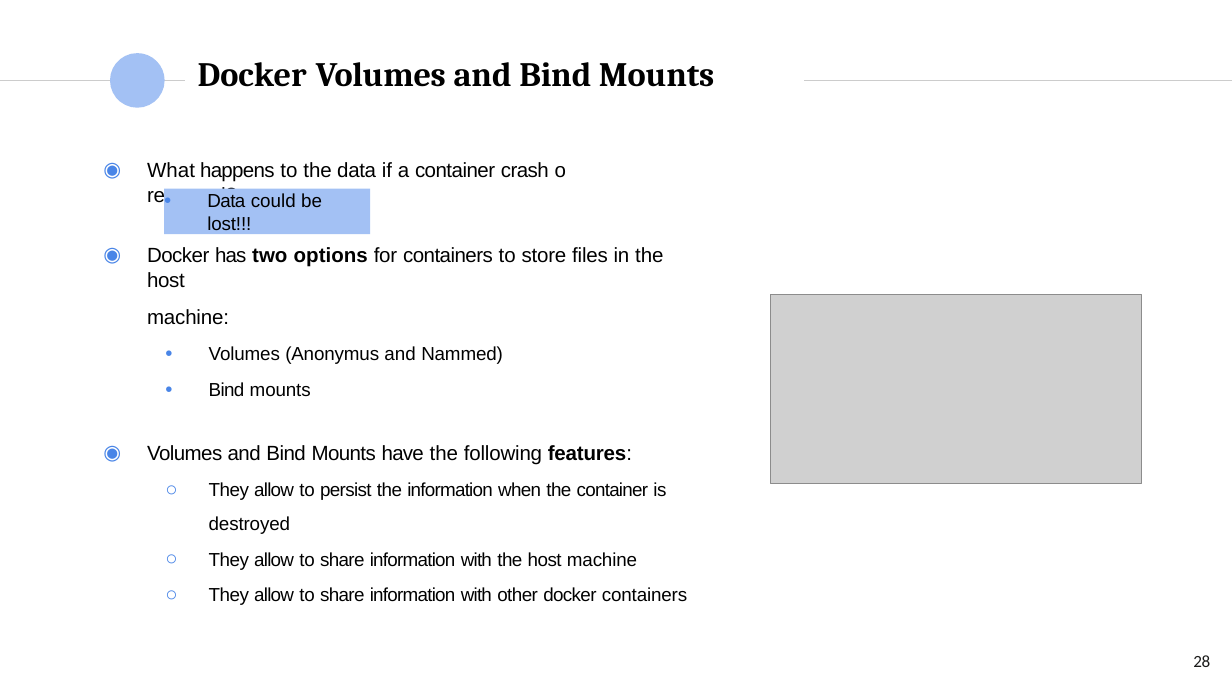
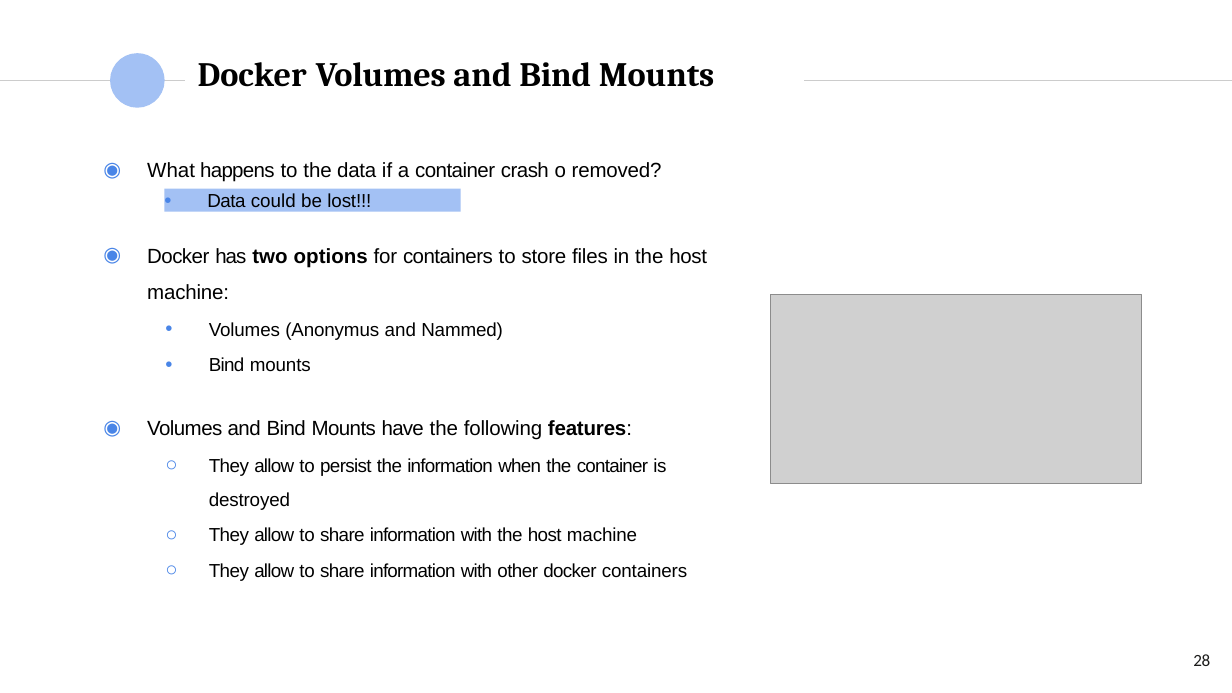
Before and after one commit to MA-Barracas/MA-Barracas.github.io, a slide deck: slide 28 of 2 - Containers.pptx. Drawn at 1232x693 pixels with LibreOffice and Linux fonts; fonts in the diff are those of the drawing; grey boxes stand for pictures; background and template pictures are left out. Boxes give left, top, right and bottom in pixels: in the first picture for what was removed or moved away, otherwise in the second. Text is boxed around its words. In the diff, an @@ line names an element or a change of style, - is before the commit and + after.

```diff
--- a/2 - Containers.pptx
+++ b/2 - Containers.pptx
@@ text "What happens to the data ..." rewrapped from [147,162,566,207] to [147,162,662,182] @@
@@ rectangle "Data could be lost!!!": place and size @@
-rectangle "Data could be lost!!!" at [164,188,370,234]
+rectangle "Data could be lost!!!" at [164,188,461,212]
@@ text "Docker has two options for ..." rewrapped from [147,247,687,605] to [147,248,707,581] @@
```
Also in this commit, not shown: 25 other slides changed, 5 other files.
